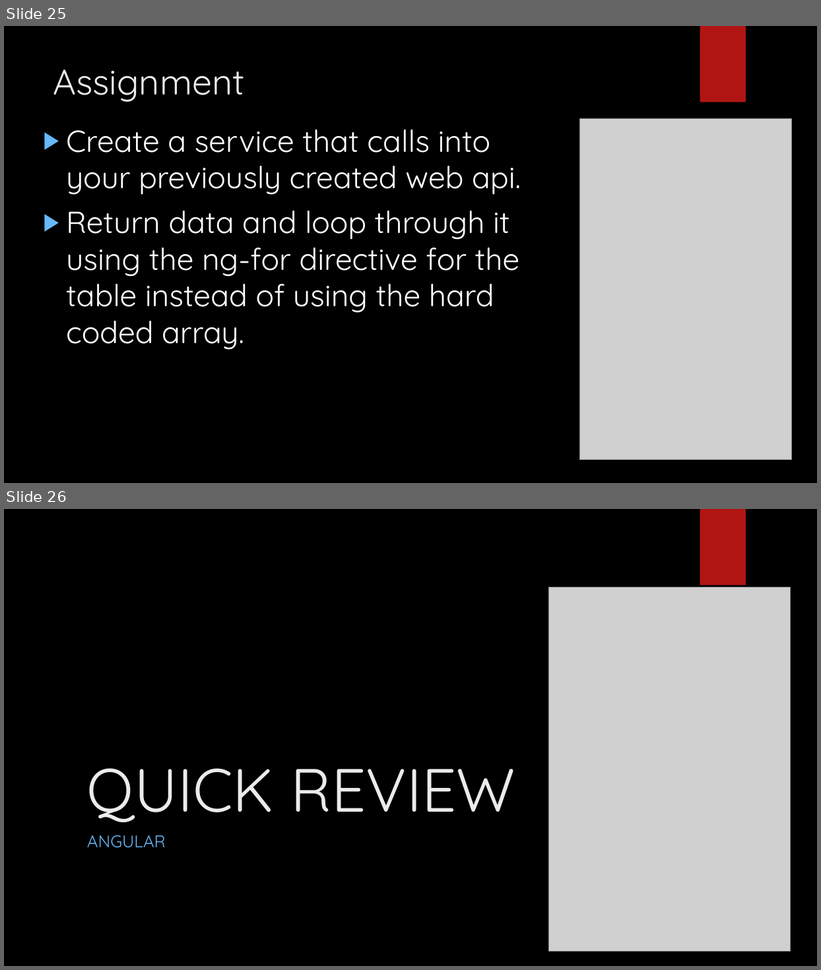
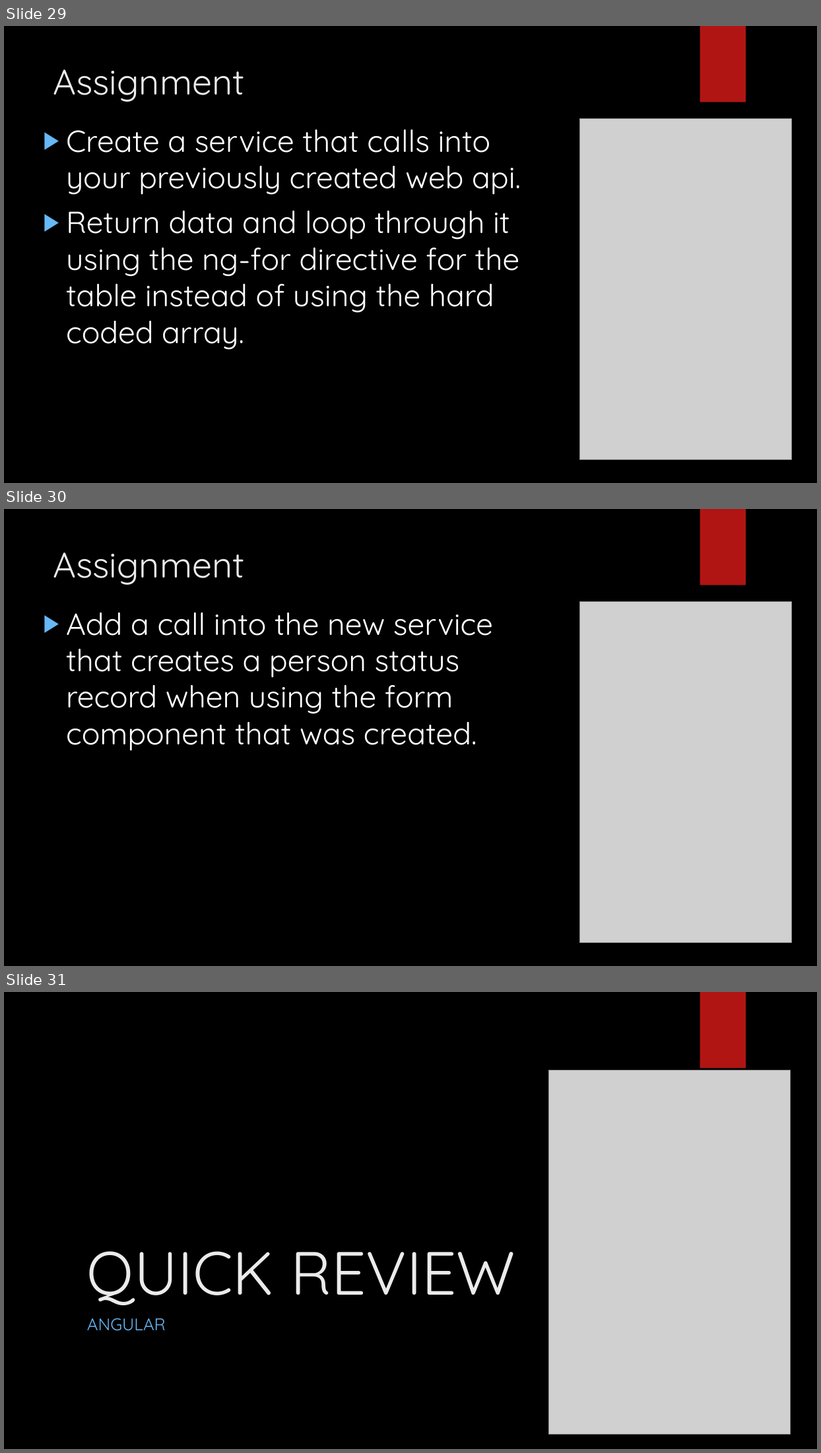
Before and after one commit to LogolsLLC/Logols-May2018, a slide deck: Slides/08_Angular_TrainingPlan.pptx. Shown one above the other, each under a label of ours: slides 25 and 26 before the commit, slides 29, 30 and 31 after it. The pictures are 821x970 and 821x1453 pixels, drawn with LibreOffice and Linux fonts; fonts in the diff are those of the drawing; grey boxes stand for pictures; background and template pictures are left out. Boxes give left, top, right and bottom in pixels: in the first picture for what was removed or moved away, otherwise in the second. Text is boxed around its words. In the diff, an @@ line names an element or a change of style, - is before the commit and + after.

```diff
--- a/Slides/08_Angular_TrainingPlan.pptx
+++ b/Slides/08_Angular_TrainingPlan.pptx
@@ slide 30 added at (x1=4, y1=509, x2=817, y2=966), background picture (left out); not listed: 2 template elements that a slide beside it also shows @@
@@ title added at (x1=54, y1=553, x2=245, y2=585), 42 pt, text #EBEBEB @@
+Assignment
@@ picture added at (x1=580, y1=601, x2=792, y2=943) @@
@@ text added at (x1=66, y1=613, x2=493, y2=751), 36 pt, text #FFFFFF @@
+▶ Add a call into the new service that creates a person status record when using the form component that was created.
@@ what was slide 25 is now slide 29 @@
@@ what was slide 26 is now slide 31 @@
```
Also in this commit, not shown: 1 slide changed, 4 other slides added, 8 other files.
